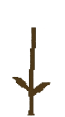
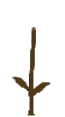
Layer changes from the first (65, 117) image to the second:
painted on "winter" over [11, 27, 51, 99]
